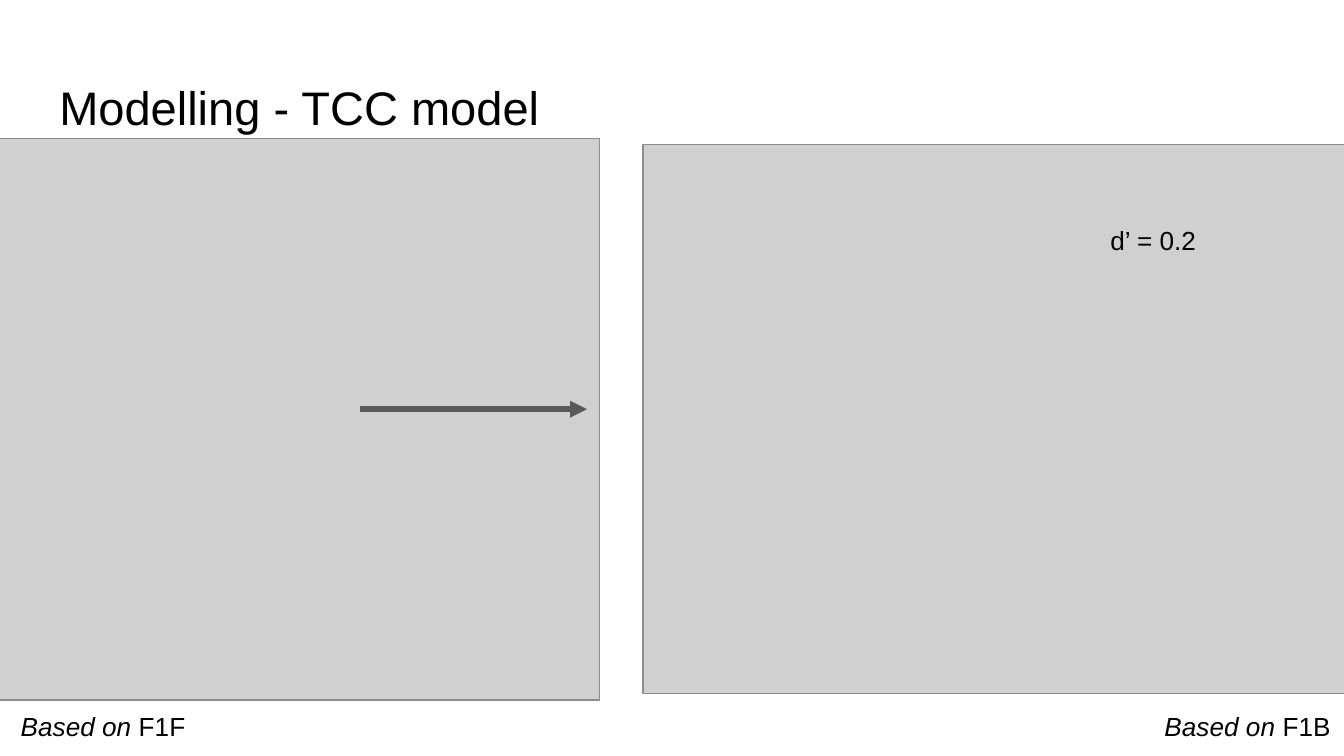
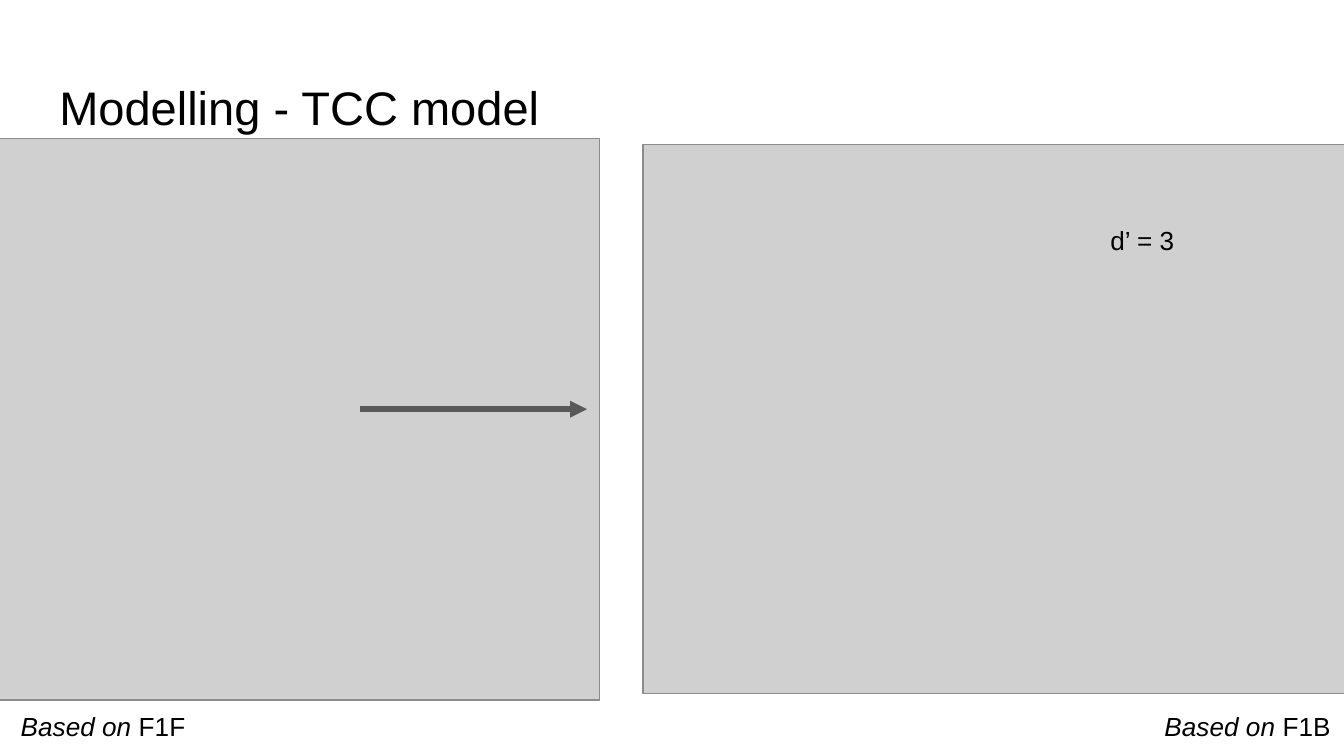
Before and after one commit to NEI-LSR/MacaqueColorCategories, a slide deck: slide 18 of Outputs/Presentations/20221130 Schurgin, Wixted & Brady (2020) LSR JC/20221130 Schurgin, Wixted & Brady (2020) LSR JC.pptx. Drawn at 1344x756 pixels with LibreOffice and Linux fonts; fonts in the diff are those of the drawing; grey boxes stand for pictures. Boxes give left, top, right and bottom in pixels: in the first picture for what was removed or moved away, otherwise in the second. Text is boxed around its words. In the diff, an @@ line names an element or a change of style, - is before the commit and + after.

```diff
--- a/Outputs/Presentations/20221130 Schurgin, Wixted & Brady (2020) LSR JC/20221130 Schurgin, Wixted & Brady (2020) LSR JC.pptx
+++ b/Outputs/Presentations/20221130 Schurgin, Wixted & Brady (2020) LSR JC/20221130 Schurgin, Wixted & Brady (2020) LSR JC.pptx
@@ text at [1110, 231, 1175, 251]: text changed @@
-d’ = 0.2
+d’ = 3
```
Also in this commit, not shown: 1 other slide changed, 1 other file.
